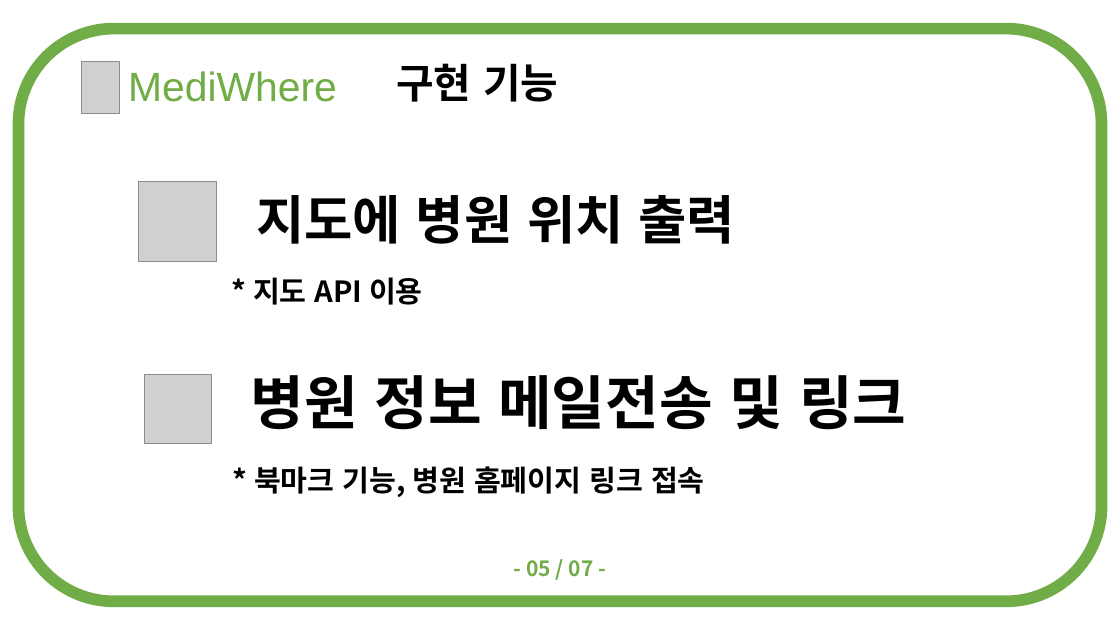
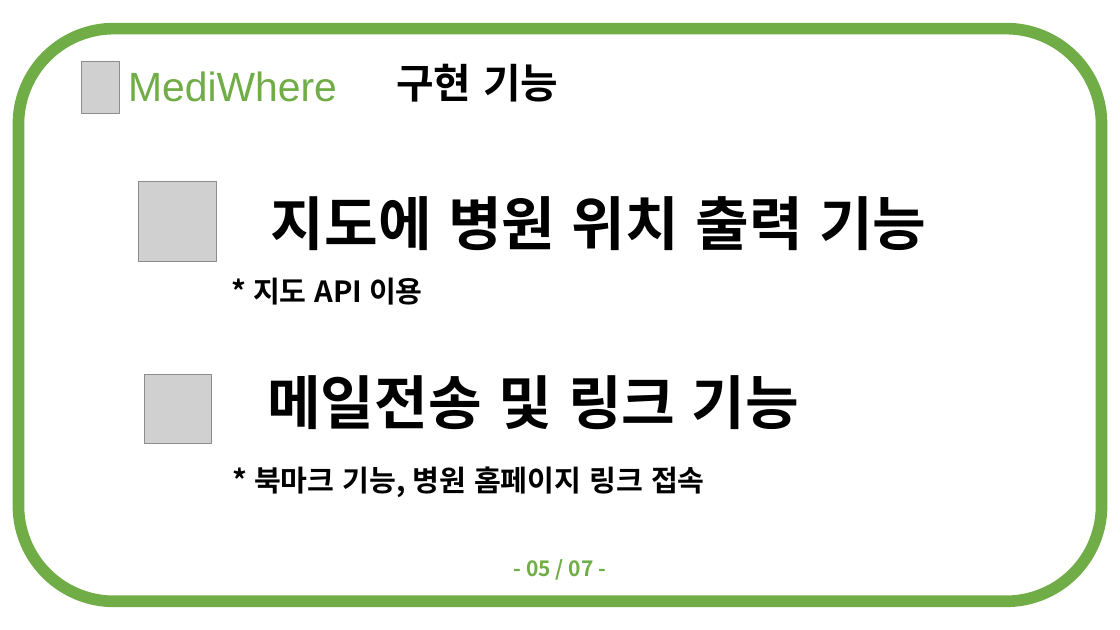
Before and after one commit to doood4/2018_OpenAPI, a slide deck: slide 6 of ppt/2016182037-스크립트언어 1차발표.pptx. Drawn at 1120x630 pixels with LibreOffice and Linux fonts; fonts in the diff are those of the drawing; grey boxes stand for pictures. Boxes give left, top, right and bottom in pixels: in the first picture for what was removed or moved away, otherwise in the second. Text is boxed around its words. In the diff, an @@ line names an element or a change of style, - is before the commit and + after.

```diff
--- a/ppt/2016182037-스크립트언어 1차발표.pptx
+++ b/ppt/2016182037-스크립트언어 1차발표.pptx
@@ text at (271, 196, 926, 251): text changed; size 45 to 50 pt @@
-지도에 병원 위치 출력
+지도에 병원 위치 출력 기능
@@ text at (267, 375, 799, 430): text changed @@
-병원 정보 메일전송 및 링크
+메일전송 및 링크 기능
```
Also in this commit, not shown: 3 other slides changed.
